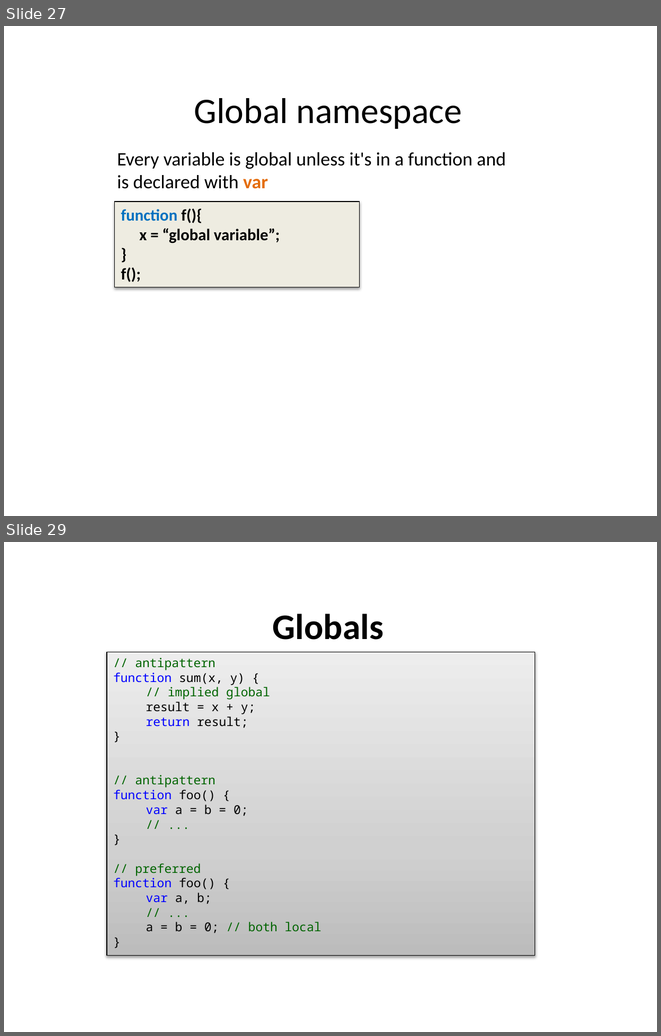
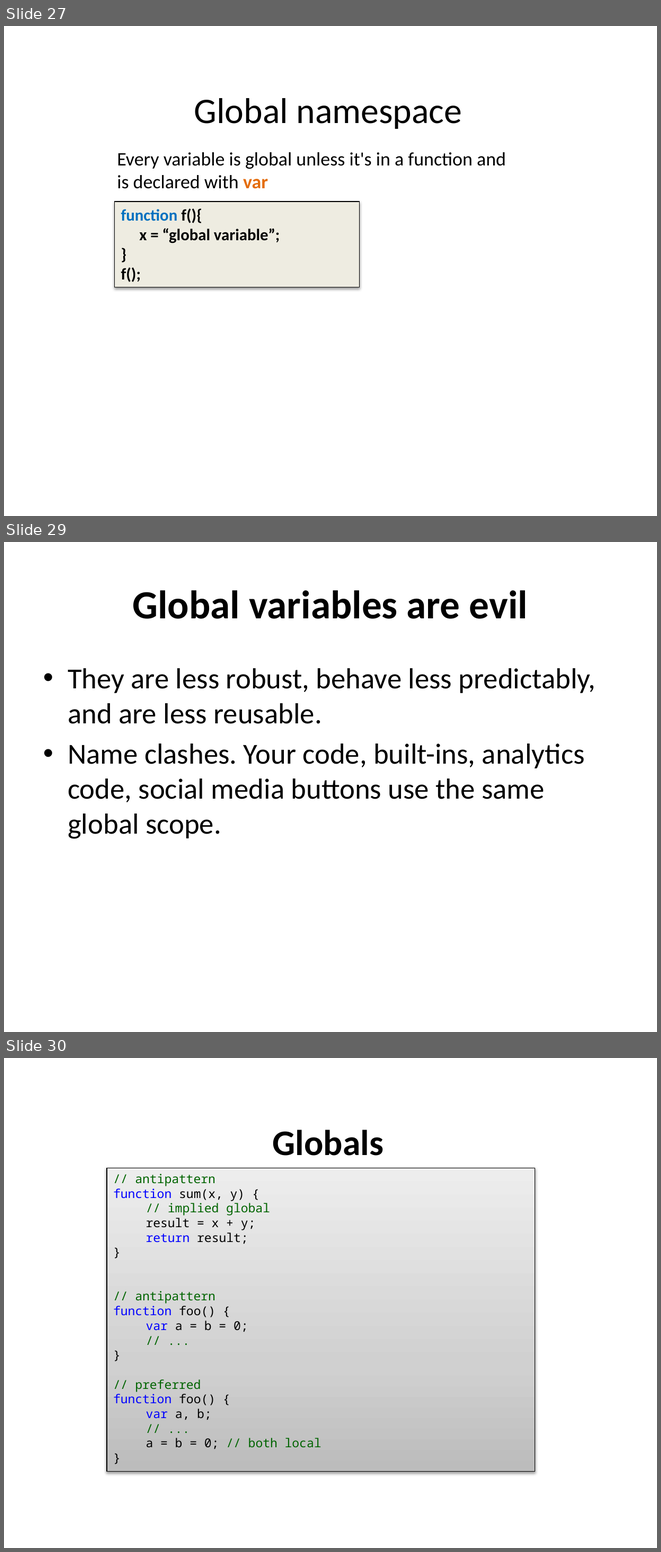
Before and after one commit to dzmitry-varabei/front-end-course, a slide deck: lecture-3-recap-scope/scope.pptx. Shown one above the other, each under a label of ours: slides 27 and 29 before the commit, slides 27, 29 and 30 after it; the slides between them are not shown. The pictures are 661x1036 and 661x1552 pixels, drawn with LibreOffice and Linux fonts; fonts in the diff are those of the drawing. Boxes give left, top, right and bottom in pixels: in the first picture for what was removed or moved away, otherwise in the second. Text is boxed around its words. In the diff, an @@ line names an element or a change of style, - is before the commit and + after.

```diff
--- a/lecture-3-recap-scope/scope.pptx
+++ b/lecture-3-recap-scope/scope.pptx
@@ slide 29 added at [4,542,657,1032], background #FFFFFF @@
@@ title added at [133,590,528,619], 44 pt, text #000000, bold @@
+Global variables are evil
@@ text added at [68,668,596,839], 32 pt, text #000000 @@
+• They are less robust, behave less predictably, and are less reusable.
+• Name clashes. Your code, built-ins, analytics code, social media buttons use the same global scope.
@@ what was slide 29 is now slide 30 @@
```
Also in this commit, not shown: 1 slide changed, 1 other slide added.
